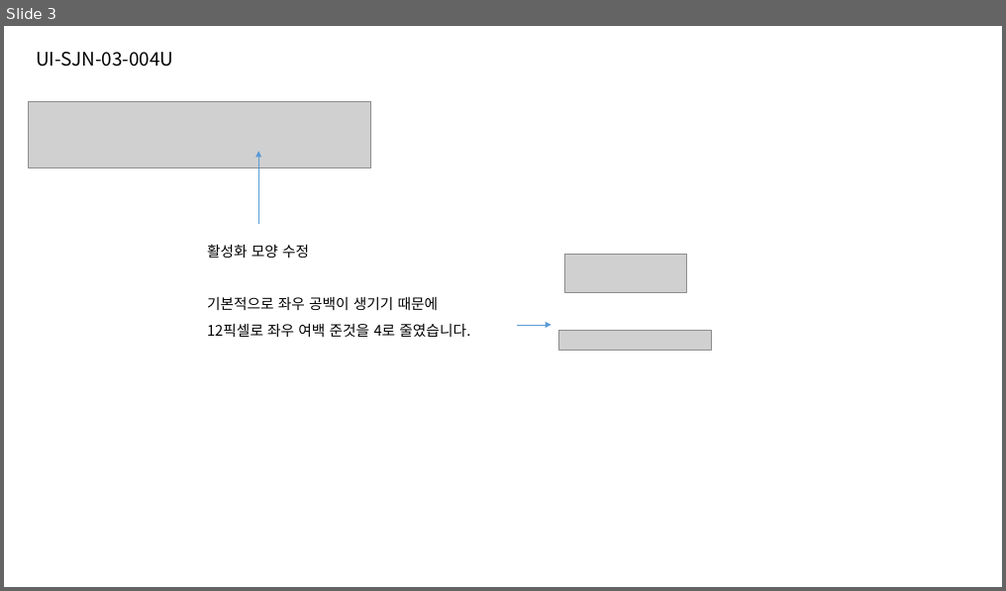
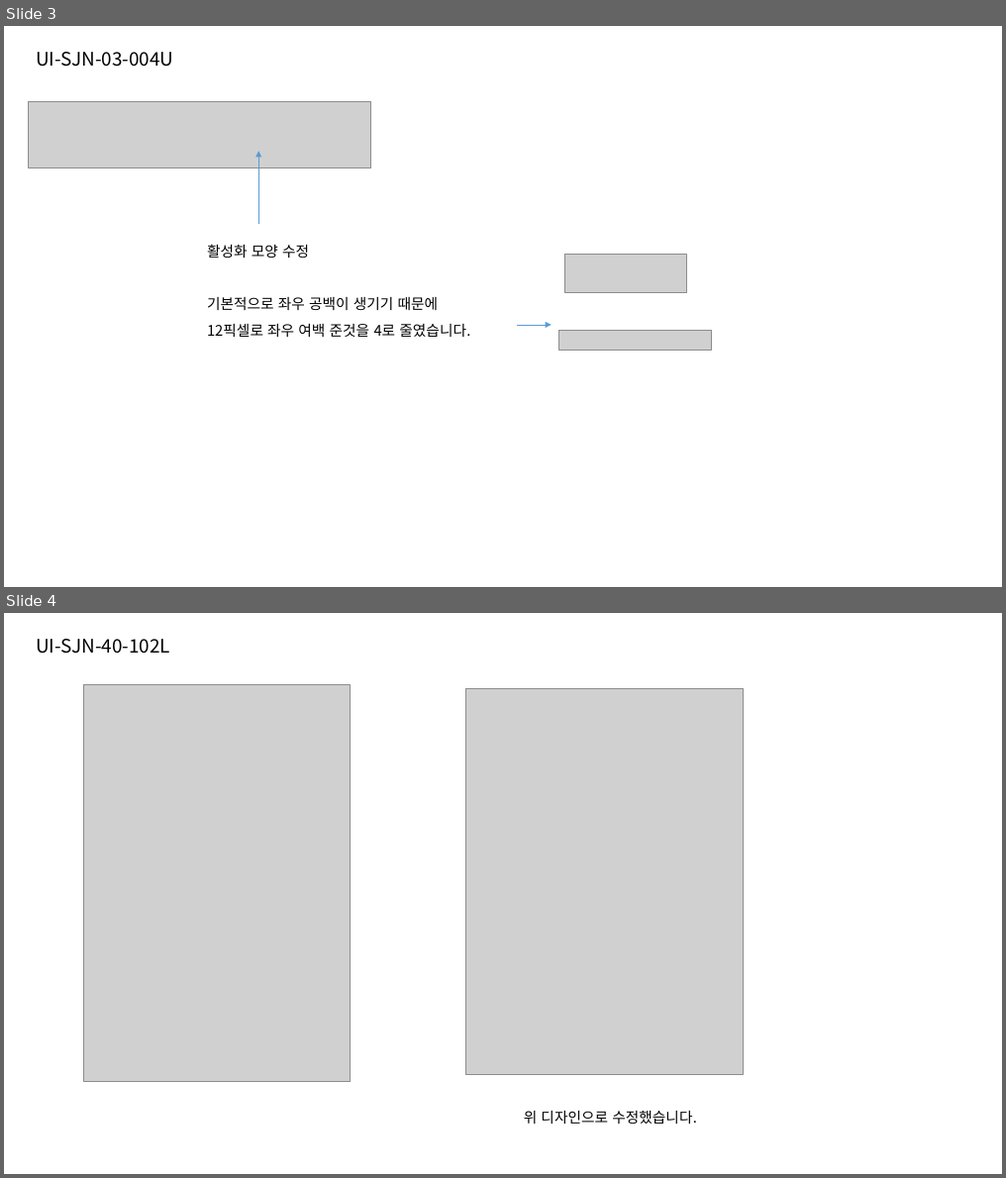
Before and after one commit to jeoungGyy/sejong, a slide deck: ppt/05-24.pptx. Shown one above the other, each under a label of ours: slide 3 before the commit, slides 3 and 4 after it. The pictures are 1006x591 and 1006x1178 pixels, drawn with LibreOffice and Linux fonts; fonts in the diff are those of the drawing; grey boxes stand for pictures. Boxes give left, top, right and bottom in pixels: in the first picture for what was removed or moved away, otherwise in the second. Text is boxed around its words. In the diff, an @@ line names an element or a change of style, - is before the commit and + after.

Commit message:
UI-SJN-40-102L 수정

```diff
--- a/ppt/05-24.pptx
+++ b/ppt/05-24.pptx
@@ slide 4 added at [4, 613, 1002, 1174], background #FFFFFF @@
@@ text added at [36, 639, 170, 654], 18 pt, text #000000 @@
+UI-SJN-40-102L
@@ picture added at [84, 685, 350, 1081] @@
@@ picture added at [465, 688, 744, 1075] @@
@@ text added at [524, 1111, 697, 1124], 14 pt, text #000000 @@
+위 디자인으로 수정했습니다.
```
Also in this commit, not shown: 2 other files.
